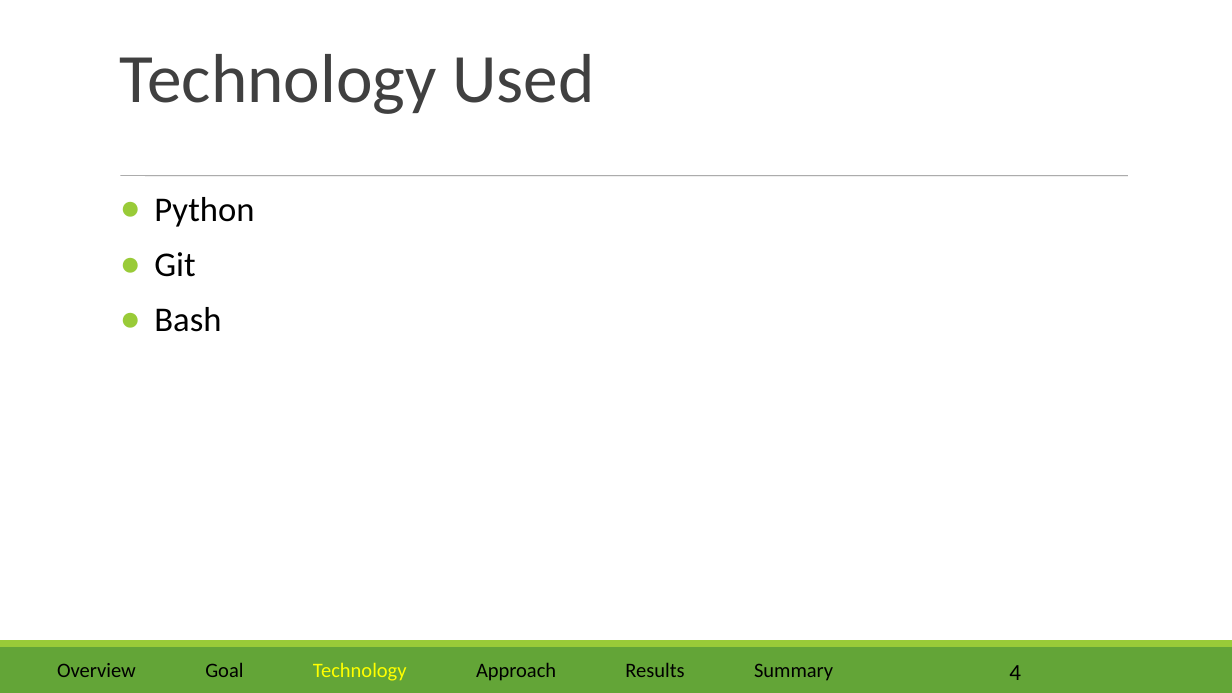
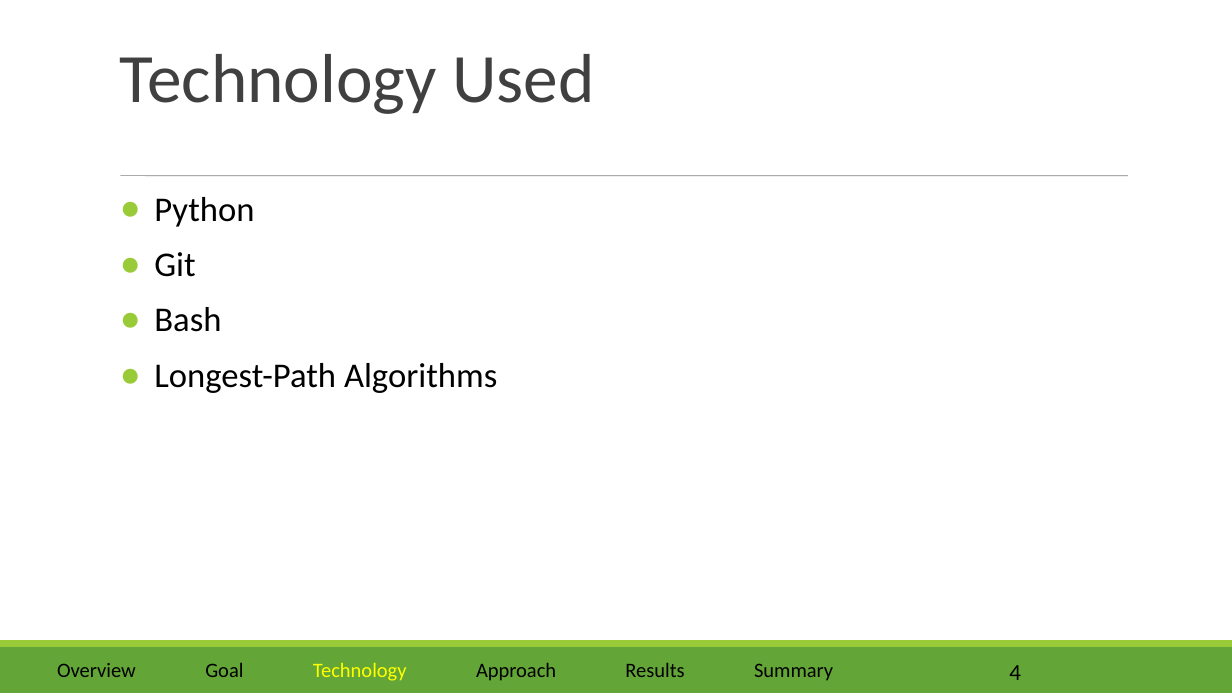
Before and after one commit to sss1/15221Proj, a slide deck: slide 4 of final/pres/15-221 SA5.ppt. Drawn at 1232x693 pixels with LibreOffice and Linux fonts; fonts in the diff are those of the drawing. Boxes give left, top, right and bottom in pixels: in the first picture for what was removed or moved away, otherwise in the second. Text is boxed around its words. In the diff, an @@ line names an element or a change of style, - is before the commit and + after.

Commit message:
Modified PPT

```diff
--- a/final/pres/15-221 SA5.ppt
+++ b/final/pres/15-221 SA5.ppt
@@ text at (x1=154, y1=363, x2=497, y2=393): paragraph added @@
+● Longest-Path Algorithms
```
Also in this commit, not shown: 1 other slide changed.
